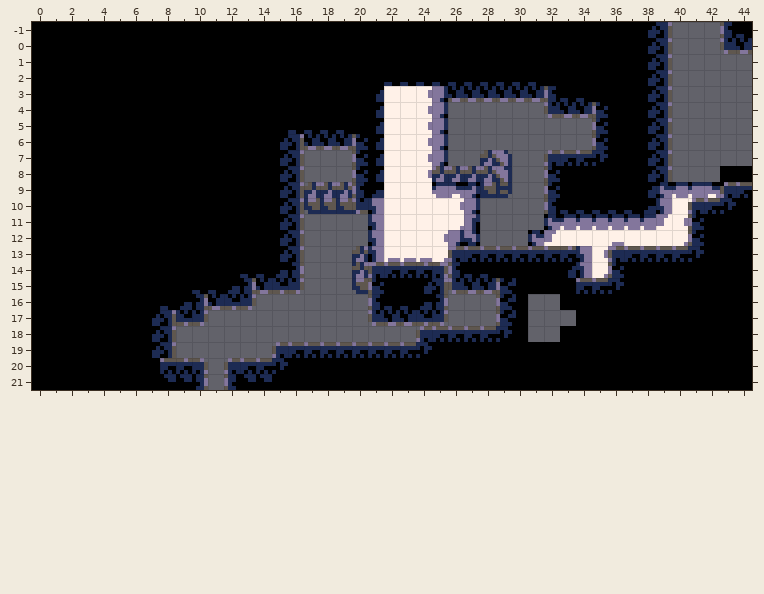
An edit to a level. Tiled map, data/maps/room08.tmx. Above is the file before it was changed.
Cells are 8x8 px. Shown: x 0..44, y -1..21. The commit also replaced the tileset; all pictures use the new one.
After the commit:
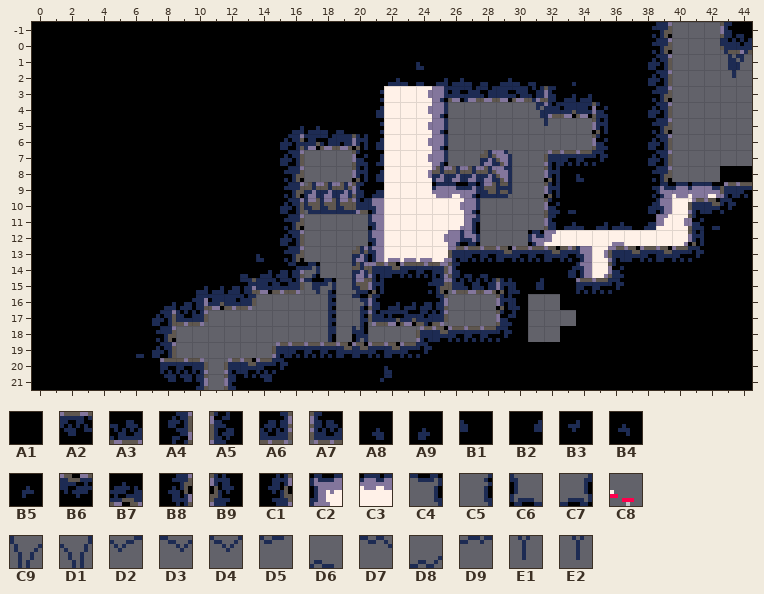
Key: from "tileset": A1 0, A2 1, A3 1 turned 180, A4 2, A5 2 turned 180, A6 3 flipped up-down, A7 3 turned 180, A8 7, A9 7 flipped left-right, B1 8, B2 8 flipped left-right, B3 9, B4 9 flipped up-down, B5 9 turned 180, B6 10, B7 10 turned 180, B8 11 flipped left-right, B9 11 flipped up-down, C1 11 turned 180, C2 19 "heat", C3 20 "heat", C4 33 "decor", C5 35 "decor", C6 36 "decor", C7 38 "decor", C8 45 "decor", C9 64 "decor", D1 64 flipped left-right "decor", D2 65 "decor", D3 65 flipped left-right "decor", D4 66 "decor", D5 67 "decor", D6 67 flipped up-down "decor", D7 68 "decor", D8 68 flipped up-down "decor", D9 69 "decor", E1 80 "decor", E2 80 flipped left-right "decor".
__ is an empty cell.
Tiles replaced or removed in this view: A1, A2, A3, A4, A5, A6, A7, C2, C3.
The exact change:
Changed rows in their new state; .. is an unchanged cell.
Layer "Tiles":
first column x 6:
 0 .. .. .. .. .. .. .. .. .. .. .. .. .. .. .. .. .. .. .. .. .. .. .. .. .. .. .. .. .. .. .. .. B8 .. .. .. .. .. ..
 1 .. .. .. .. .. .. .. .. .. .. .. .. .. .. .. .. .. .. .. .. .. .. .. .. .. .. .. .. .. .. .. .. B8 .. .. .. .. C9 D2
 2 .. .. .. .. .. .. .. .. .. .. .. .. .. .. .. .. .. A8 B1 .. .. .. .. .. .. .. .. .. .. .. .. .. .. .. .. .. .. E1 ..
 3 .. .. .. .. .. .. .. .. .. .. .. .. .. .. .. .. B7 .. .. B7 B7 .. .. B7 .. .. .. B4 .. .. .. .. .. .. .. .. .. .. ..
 4 .. .. .. .. .. .. .. .. .. .. .. .. .. .. .. B8 .. .. .. .. D4 D5 D7 D9 D3 D1 .. B7 B7 .. .. .. B8 .. .. .. .. .. ..
 5 .. .. .. .. .. .. .. .. .. .. .. B5 .. .. .. .. .. .. .. .. .. .. .. .. .. E2 .. D7 D9 .. .. .. .. .. .. .. .. .. ..
 6 .. .. .. .. .. .. .. .. .. .. B7 B7 .. .. .. B8 .. .. .. .. .. .. .. .. .. .. .. .. .. B9 .. B5 B8 .. .. .. .. .. ..
 7 .. .. .. .. .. .. .. .. .. .. D4 D5 D7 D9 B9 .. .. .. .. .. .. .. .. .. .. .. .. .. .. .. .. .. .. .. .. .. .. .. ..
 8 .. .. .. .. .. .. .. .. .. .. .. .. .. .. .. C1 .. .. .. .. .. .. .. .. .. .. .. .. .. .. .. .. .. .. .. .. .. .. ..
 9 .. .. .. .. .. .. .. .. .. B8 .. .. .. C8 B9 .. .. .. .. .. .. .. .. .. .. .. B9 A8 B1 .. .. .. B8 .. .. .. .. .. ..
10 .. .. .. .. .. .. .. .. .. B8 .. .. .. .. .. .. .. .. .. .. .. .. .. .. .. .. B9 .. .. .. .. .. B8 .. .. .. .. .. ..
11 .. .. .. .. .. .. .. .. .. .. .. .. .. .. .. .. .. .. .. .. .. .. .. .. .. .. A5 B3 A1 A1 A1 A1 A4 .. .. .. B6 .. ..
12 .. .. .. .. .. .. .. .. .. B8 .. .. .. .. .. .. .. .. .. .. .. .. .. .. .. .. A7 B7 A3 B7 B7 A3 A6 .. .. .. B3 .. ..
13 .. .. .. .. .. .. .. .. .. .. .. .. .. .. .. .. .. .. .. .. .. .. .. .. .. .. .. .. .. .. .. .. .. .. .. B9 .. .. ..
14 .. .. .. .. .. .. .. A8 B1 B8 .. .. .. .. .. .. .. .. .. .. .. .. .. B6 .. .. B6 .. .. .. .. B6 .. B6 .. .. .. .. ..
15 .. .. .. .. .. .. .. .. B7 .. C4 .. .. .. .. .. B6 .. .. .. .. .. .. .. B2 A9 .. .. .. .. .. .. .. .. .. .. .. .. ..
16 .. .. .. .. B7 B7 .. D7 D9 .. .. C4 .. .. .. B9 .. B5 B8 .. .. .. .. B9 .. .. .. .. .. .. .. .. .. .. .. .. .. .. ..
17 .. .. B7 .. D9 D7 D9 .. .. .. .. C5 .. C5 C4 .. B7 B7 .. .. .. .. .. B9 .. .. .. .. .. .. .. .. .. .. .. .. .. .. ..
18 .. .. .. .. .. .. .. .. .. .. .. C5 .. C5 .. .. .. C4 .. .. .. .. .. .. .. .. .. .. .. .. .. .. .. .. .. .. .. .. ..
19 .. B8 .. .. .. .. .. .. .. .. .. C7 .. .. C6 .. .. .. .. B6 .. .. .. .. .. .. .. .. .. .. .. .. .. .. .. .. .. .. ..
20 B3 .. .. .. .. .. D6 D8 .. .. .. .. .. B6 B6 .. B6 .. .. .. .. .. .. .. .. .. .. .. .. .. .. .. .. .. .. .. .. .. ..
21 .. .. .. .. .. .. .. B6 .. .. .. .. .. .. .. A8 B1 .. .. .. .. .. .. .. .. .. .. .. .. .. .. .. .. .. .. .. .. .. ..
Where, in picture pixels (left, top, right, bottom), the same in both pictures:
changed: (136, 26, 748, 382)
